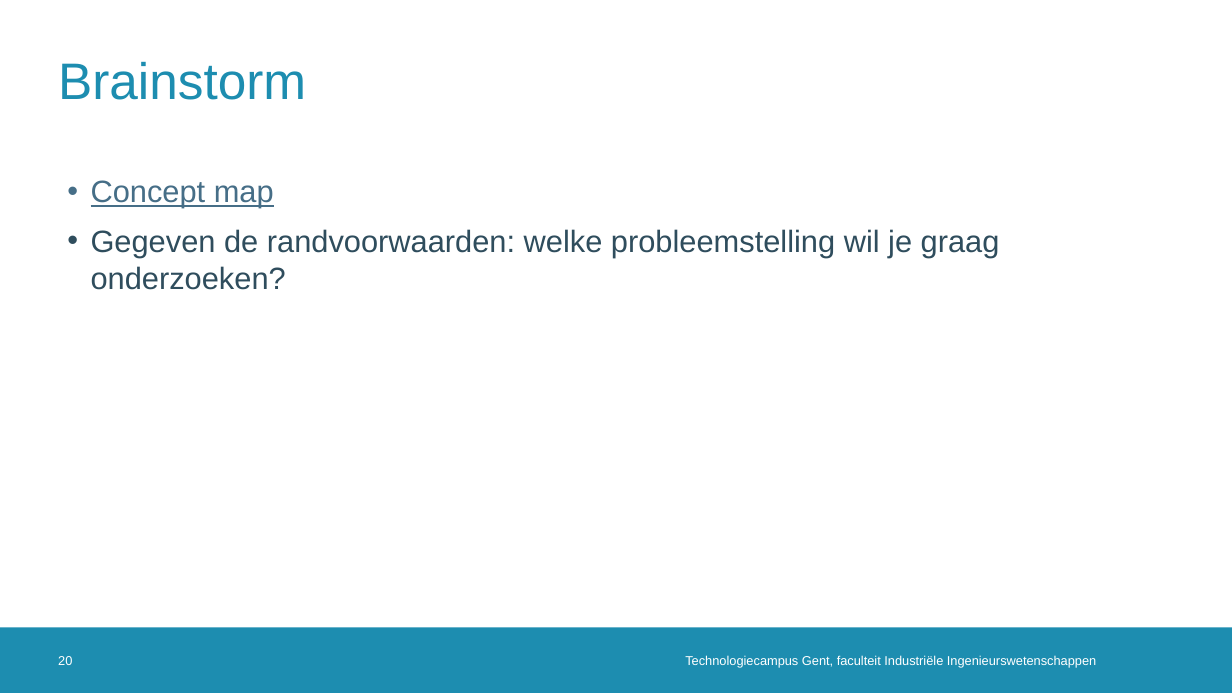
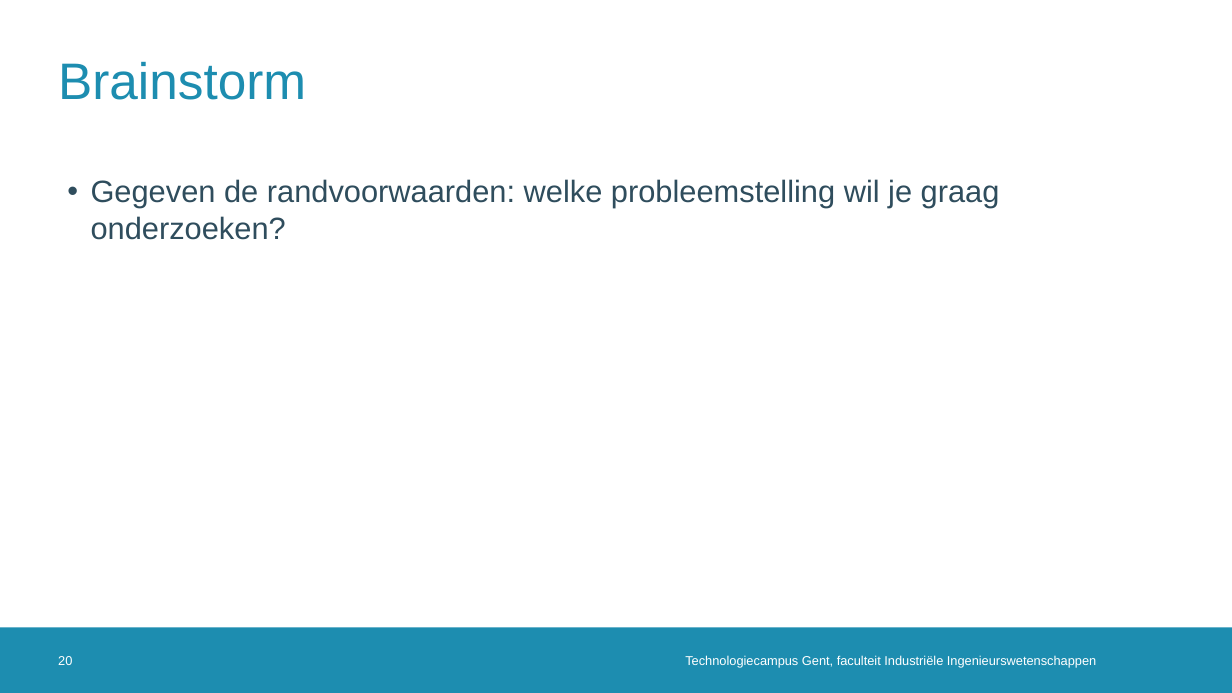
Before and after one commit to dramco-iwast/handleiding-voor-leerkrachten, a slide deck: slide 20 of assets/files/IWAST-bijscholingsmoment.pptx. Drawn at 1232x693 pixels with LibreOffice and Linux fonts; fonts in the diff are those of the drawing; background and template pictures are left out. Boxes give left, top, right and bottom in pixels: in the first picture for what was removed or moved away, otherwise in the second. Text is boxed around its words. In the diff, an @@ line names an element or a change of style, - is before the commit and + after.

```diff
--- a/assets/files/IWAST-bijscholingsmoment.pptx
+++ b/assets/files/IWAST-bijscholingsmoment.pptx
@@ text at (91, 180, 274, 208): paragraph removed @@
-• Concept map
```
Also in this commit, not shown: 3 other slides changed, 1 slide added, 3 other files.
